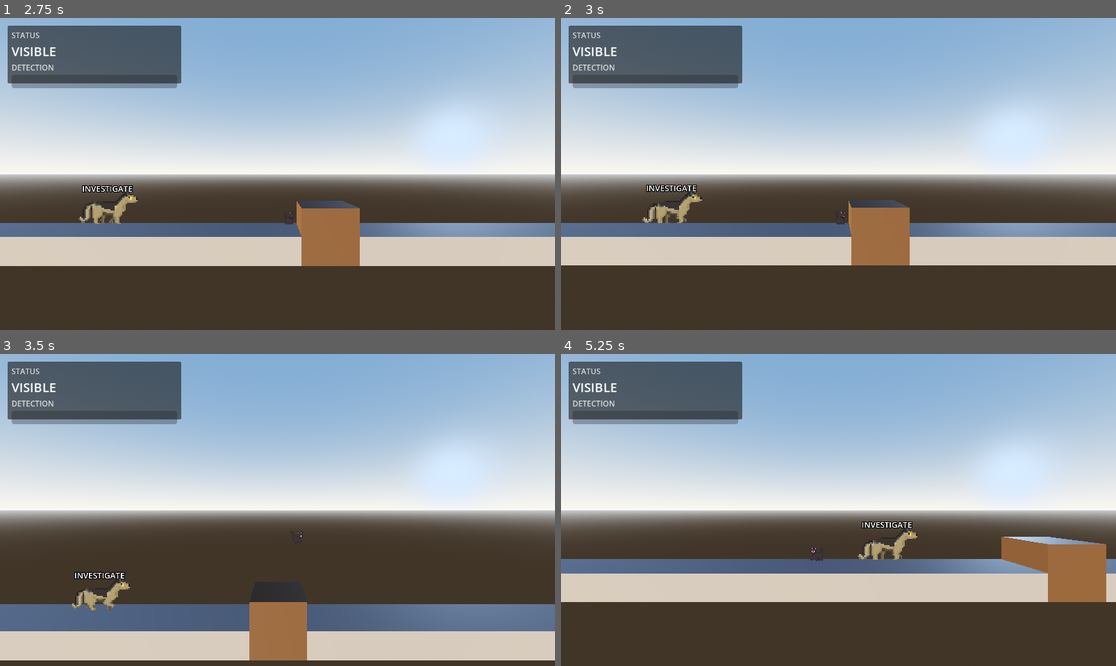
Above: before the commit, frames 1-4 (two rows, left to right).
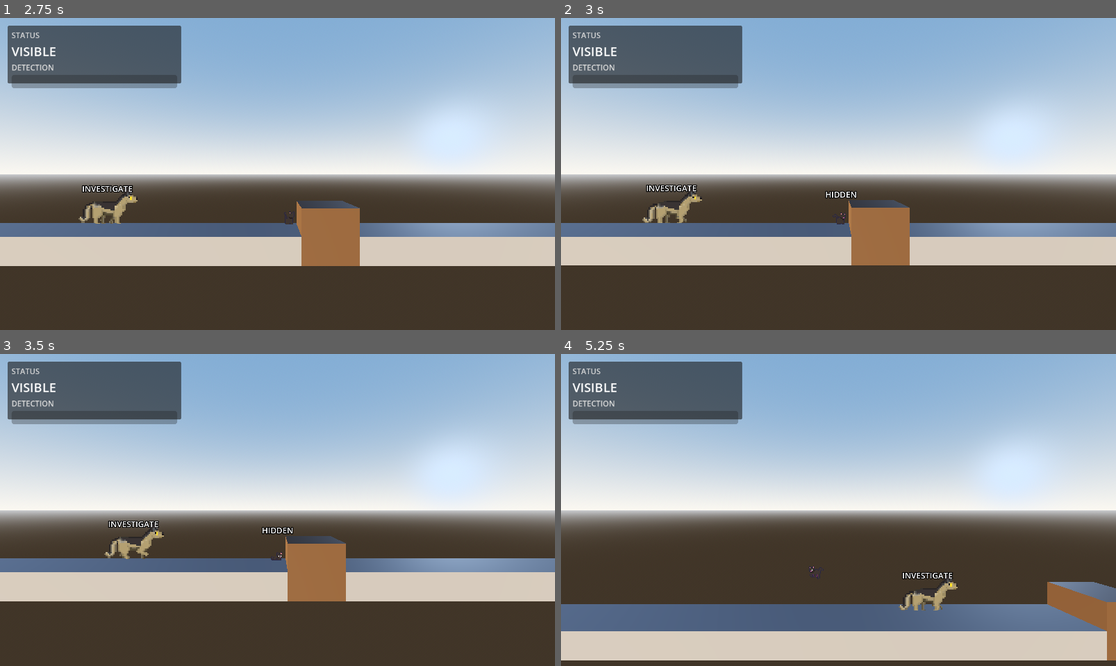
Above: after the commit, the same moments.

Repository: droptablestar/sneaky_cat2d
Game: Godot game, scene res://main.tscn
The game is run twice, just before and just after one commit, with the same random seed, the same clock (stepped at 60 frames per second) and the same inputs.
Inputs (mouse positions are in pixels of both pictures, inside the frame that each line leads up to):
- Up to frame 1 (2.75 s): tap Enter (ui_accept) at 0.5, 0.77, 1.52 s; move the mouse to (399, 158) at 0.52 s; hold Right (ui_right) 0.53-1.28 s; tap F (hide_toggle, bound only after the commit) at 0.6, 1.35, 2.3 s; click (399, 158) at 0.67 s; move the mouse to (166, 189) at 1.27 s; hold Left (ui_left) 1.28-2.03 s; move the mouse to (333, 105) at 2.02 s; hold Right (ui_right) from 2.03 s (still down); tap Space at 2.1 s
- Up to frame 2 (3 s): keep holding Right (ui_right); move the mouse to (810, 236) at 2.77 s; tap F (hide_toggle, bound only after the commit) at 2.85 s; click (810, 236) at 2.92 s
- Up to frame 3 (3.5 s): keep holding Right (ui_right); tap Enter (ui_accept) at 3.02 s
- Up to frame 4 (5.25 s): move the mouse to (1005, 556) at 3.52 s; release Right (ui_right) at 3.53 s; hold Left (ui_left) from 3.53 s (still down); tap F (hide_toggle, bound only after the commit) at 3.6, 4.55, 5.1 s; tap Enter (ui_accept) at 3.77, 4.52 s; move the mouse to (672, 463) at 4.27 s; tap Space at 4.35 s; move the mouse to (866, 510) at 5.02 s; click (866, 510) at 5.17 s

Frame 1 is identical in both runs. In frame 2, 0.1% of the frame differs, in the area x 47-54%, y 55-65%; in frame 3, 33%; in frame 4, 33%, in the area x 0-100%, y 53-99%.

Commit message:
FIX: hiding

Diff:
--- a/project.godot
+++ b/project.godot
@@ -19,9 +19,6 @@
 
 hide_toggle={
 "deadzone": 0.5,
-"events": [{
-"device": -1,
-"physical_keycode": 70,
-"type": "InputEventKey"
-}]
+"events": [Object(InputEventKey,"resource_local_to_scene":false,"resource_name":"","device":-1,"window_id":0,"alt_pressed":false,"shift_pressed":false,"ctrl_pressed":false,"meta_pressed":false,"pressed":false,"keycode":0,"physical_keycode":0,"key_label":70,"unicode":102,"location":0,"echo":false,"script":null)
+]
 }
--- /dev/null
+++ b/tests/unit/test_hide_toggle_input.gd
@@ -0,0 +1,79 @@
+extends "res://tests/support/test_harness.gd"
+
+
+func _read_project_godot_text() -> String:
+	var f := FileAccess.open("res://project.godot", FileAccess.READ)
+	assert_not_null(f, "Failed to open res://project.godot")
+	return f.get_as_text()
+
+
+func _extract_input_action_block(text: String, action: String) -> String:
+	var start := text.find(action + "={")
+	assert_true(start != -1, "project.godot must contain %s action" % action)
+
+	var i := start
+	var depth := 0
+	var began := false
+	while i < text.length():
+		var c := text[i]
+		if c == "{":
+			depth += 1
+			began = true
+		elif c == "}":
+			depth -= 1
+			if began and depth == 0:
+				return text.substr(start, i - start + 1)
+		i += 1
+
+	return text.substr(start, min(2000, text.length() - start))
+
+
+func _block_has_f_key_binding(block: String) -> bool:
+	# Headless serialization for this project may store the binding as:
+	# - key_label: 70 and/or unicode: 102 ('f')
+	# and may leave keycode/physical_keycode at 0.
+	# Accept any of these as "F is bound".
+	var re := RegEx.new()
+	var pattern := '(physical_keycode|keycode|key_label)"?:\\s*70\\b|unicode"?:\\s*102\\b'
+	var err := re.compile(pattern)
+	assert_eq(err, OK, "Failed to compile regex for key binding check")
+
+	return re.search(block) != null
+
+
+func test_project_has_hide_toggle_bound_to_f_in_project_file() -> void:
+	assert_true(InputMap.has_action("hide_toggle"), "InputMap must define hide_toggle action")
+
+	var text := _read_project_godot_text()
+	var block := _extract_input_action_block(text, "hide_toggle")
+
+	assert_true(
+		_block_has_f_key_binding(block),
+		(
+			"project.godot hide_toggle must reference F (via key_label/keycode/physical_keycode=70 or unicode=102). Block was:\n%s"
+			% block
+		)
+	)
+
+
+func test_hide_state_transitions_and_unhide_on_exit_emit_signal() -> void:
+	var player := instance_player(true)
+	assert_not_null(player)
+
+	var emitted: Array[bool] = []
+	player.hidden_state_changed.connect(func(is_hidden: bool) -> void: emitted.append(is_hidden))
+
+	var spot := Node3D.new()
+	player.register_hide_spot(spot)
+
+	player._set_hidden(true)
+	assert_true(player.is_hidden, "Player should become hidden when set hidden")
+	assert_eq(1, emitted.size(), "hidden_state_changed should emit once on hide")
+	assert_eq(true, emitted[0], "First hidden_state_changed should be true")
+
+	player.unregister_hide_spot(spot)
+	spot.free()
+
+	assert_false(player.is_hidden, "Player should unhide when leaving hide spot")
+	assert_eq(2, emitted.size(), "hidden_state_changed should emit again on unhide")
+	assert_eq(false, emitted[1], "Second hidden_state_changed should be false")
Not shown, added: tests/unit/test_hide_toggle_input.gd.uid
